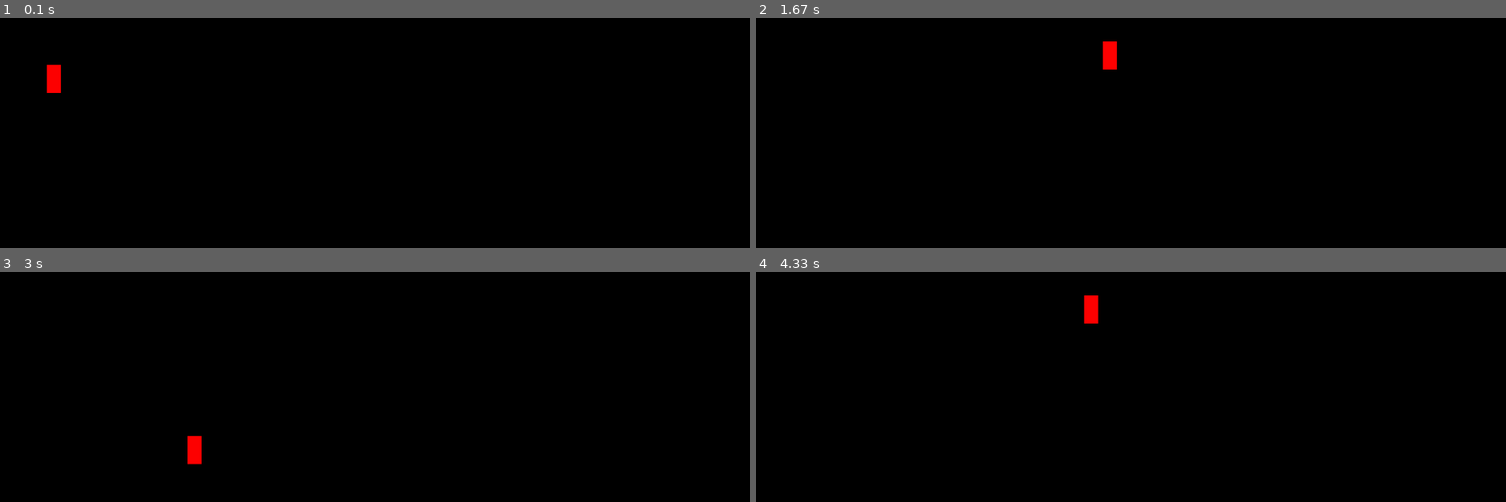
Above: before the commit, frames 1-4 (two rows, left to right).
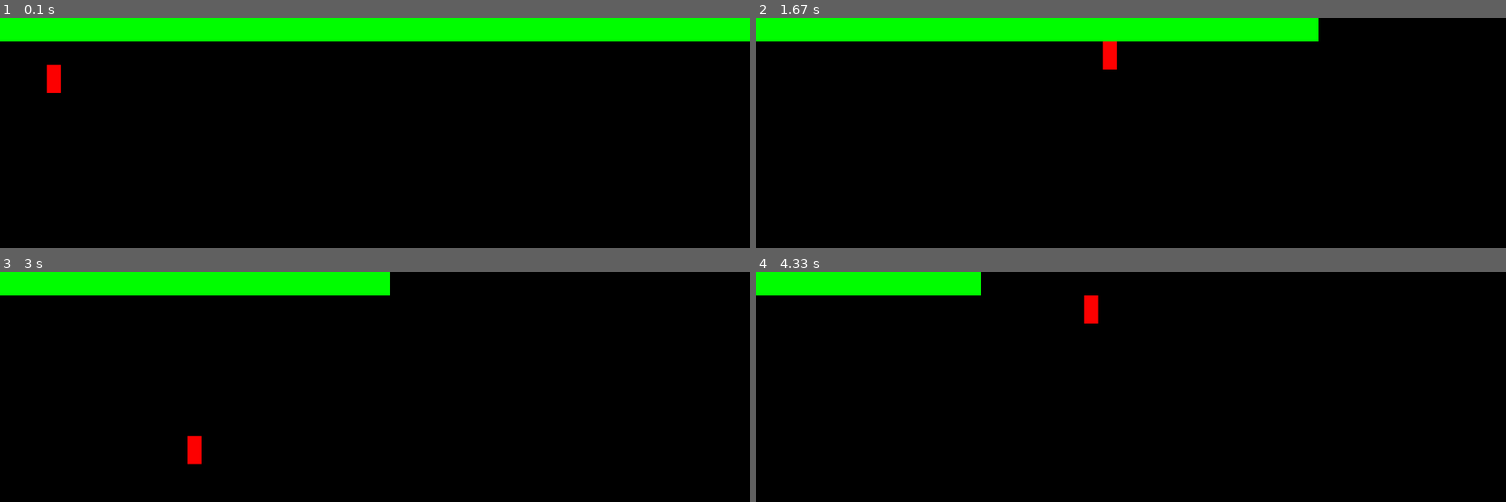
Above: after the commit, the same moments.

Repository: Freeroed/PythonSchoolProjects
Game: pygame game, started from testGame/main.py
The game is run twice, just before and just after one commit, with the same random seed, the same clock (stepped at 60 frames per second) and the same inputs.
Inputs:
- Up to frame 1 (0.1 s): no input
- Up to frame 2 (1.67 s): tap F at 0.33, 0.73, 1.03, 1.23, 1.57 s; hold Right 0.67-1.13 s; hold Up 1.17-1.47 s; hold Right from 1.5 s (still down)
- Up to frame 3 (3 s): tap F at 1.87, 2.07, 2.37, 2.63, 2.97 s; release Right at 1.97 s; hold Left 2-2.53 s; hold Down 2.57-2.87 s; hold Left from 2.9 s (still down)
- Up to frame 4 (4.33 s): tap F at 3.27, 3.4, 3.8, 4.1 s; release Left at 3.3 s; hold Up 3.33-3.7 s; hold Right from 3.73 s (still down)

The runs differ from the first frame. In frame 1, 11% of the frame differs, in the area x 0-100%, y 0-11%; in frame 2, 7.9%; in frame 3, 5.5%; in frame 4, 3.2%.

Commit message:
Вечно летающий шарик

Diff:
--- /dev/null
+++ b/PyGame/Pong.py
@@ -0,0 +1,58 @@
+import pygame, random
+
+#Инициализация PyGame
+pygame.init()
+
+#Настройки окна
+window_w = 1600
+window_h = 900
+window = pygame.display.set_mode((window_w,window_h))
+pygame.display.set_caption("Pong by Freereod")
+clock = pygame.time.Clock()
+
+#Настройки шарика
+class ball:
+    def __init__(self, x, y, radius, colour, speed_x, speed_y, change):
+        self.x = x #Координата Х
+        self.y = y #Координата У
+        self.radius = radius # Радиус
+        self.colour = colour #Цвет в модели RGB
+        self.speed_x = float(speed_x) #Скорость по Х
+        self.speed_y = float(speed_y) #Скорость по У
+        self.change = change # Коэффициент ускорения
+
+    #Проверка вылета за границу
+    def check_range(self):
+        if self.x + self.speed_x>window_w-self.radius-5:
+            self.speed_x*=-1 * self.change
+        if self.x + self.speed_x<0+self.radius+5:
+            self.speed_x*=-1 * self.change
+        if self.y + self.speed_y<0+self.radius+5:
+            self.speed_y *=-1 * self.change
+        if self.y + self.speed_y>window_h-self.radius-5:
+            self.speed_y*=-1 * self.change
+    #Отрисовка шарика
+    def drawBall(self, win):
+        pygame.draw.circle(win, self.colour, (self.x, self.y), self.radius)
+        self.x =round(self.x + self.speed_x)
+        self.y =round(self.y + self.speed_y)
+        self.check_range()
+
+run = True
+
+bl = ball(window_w//2, window_h//2, 10, (255,0,0), random.randint(-20,20),random.randint(-20,20), 1.1)
+#Основной цикл программы
+while run:
+    clock.tick(30)
+
+    for event in pygame.event.get():
+        if event.type == pygame.QUIT:
+            run = False
+
+    window.fill((0,0,0))
+    pygame.draw.rect(window, (100,0,255), (0,0, 5, window_h))
+    pygame.draw.rect(window, (100,0,255), (0,0, window_w, 5))
+    pygame.draw.rect(window, (100,0,255), (window_w, window_h, -5, -window_h))
+    pygame.draw.rect(window, (100,0,255), (window_w, window_h, -window_w, -5))
+    bl.drawBall(window)
+    pygame.display.update()
--- a/testGame/main.py
+++ b/testGame/main.py
@@ -12,7 +12,7 @@
 gamer_weight = 30
 gamer_height = 60
 gamer_speed=10
-
+gamer_livez = 100
 run = True
 
 while run:
@@ -31,9 +31,14 @@
         gamer_y -= gamer_speed
     if (keys[pygame.K_DOWN] or keys[pygame.K_s]) and gamer_y<window_h-gamer_height-50:
         gamer_y += gamer_speed
+    if (keys[pygame.K_f]):
+        gamer_livez-=1
+
+
 
     window.fill((0,0,0))
     pygame.draw.rect(window, (255,0,0), (gamer_x,gamer_y, gamer_weight, gamer_height))
+    pygame.draw.rect(window, (0,255,0), (0,0,16*gamer_livez,50))
     pygame.display.update()
 
 pygame.quit()
